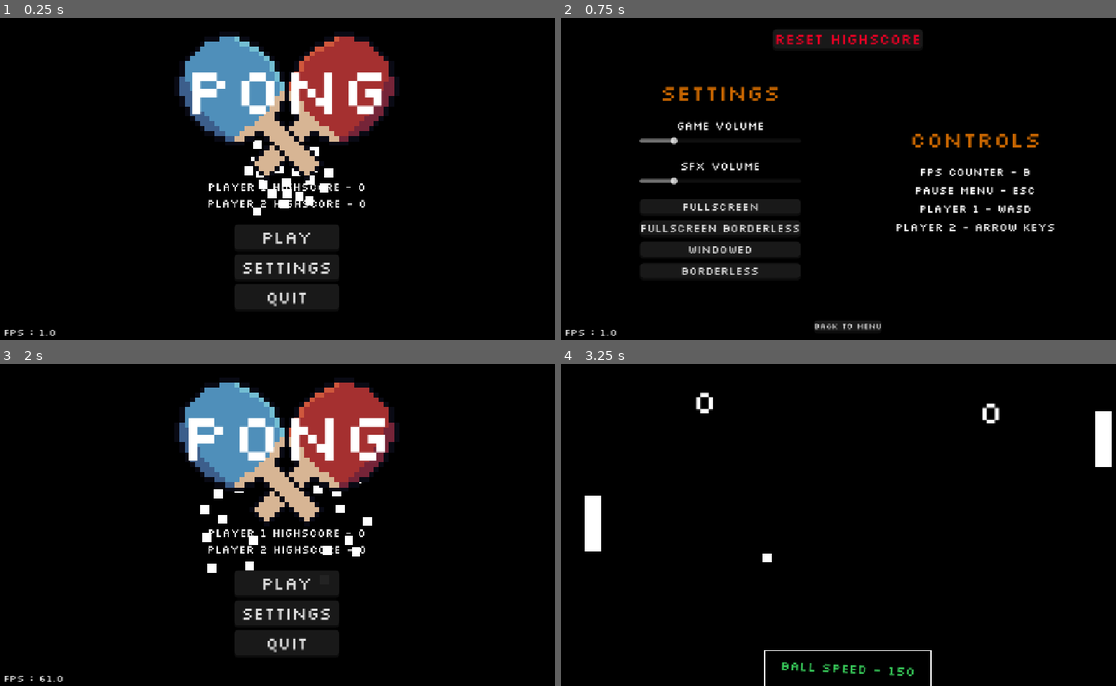
Above: before the commit, frames 1-4 (two rows, left to right).
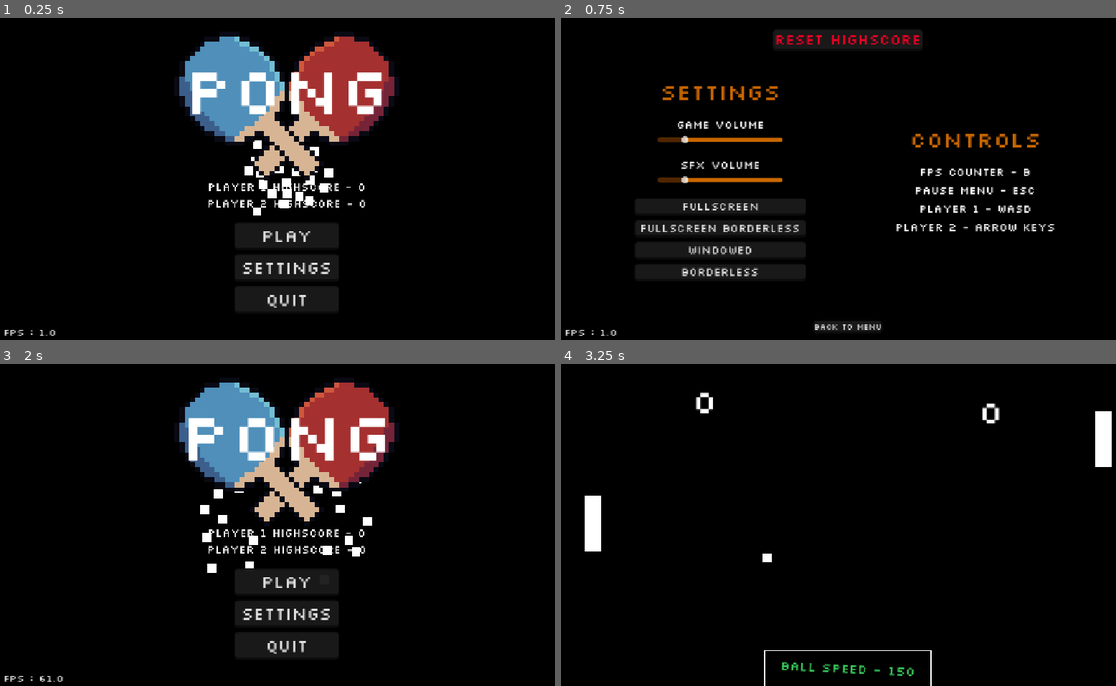
Above: after the commit, the same moments.

Repository: SlapMeLeft/Pong
Game: Godot game, scene res://Scenes/Main_Menu.tscn
The game is run twice, just before and just after one commit, with the same random seed, the same clock (stepped at 60 frames per second) and the same inputs.
Inputs (mouse positions are in pixels of both pictures, inside the frame that each line leads up to):
- Up to frame 1 (0.25 s): no input
- Up to frame 2 (0.75 s): click "Settings" at 0.5 s
- Up to frame 3 (2 s): click "Back To Menu" at 1.25 s
- Up to frame 4 (3.25 s): click "Play" at 2 s; tap Enter (ui_accept) at 2.75, 3.02 s; move the mouse to (971, 508) at 2.77 s; hold Up (ui_up) from 2.78 s (still down); tap B (FPS) at 2.85 s

The runs differ from the first frame. In frame 1, 0.3% of the frame differs, in the area x 42-61%, y 66-90%; in frame 2, 2.4%, in the area x 13-65%, y 5-97%; in frame 3, 0.4%; in frame 4, nothing differs.

Commit message:
Added more button themes

Diff:
--- a/Scenes/Main_Menu.tscn
+++ b/Scenes/Main_Menu.tscn
@@ -480,11 +480,13 @@
 custom_minimum_size = Vector2(212.28, 56)
 layout_mode = 2
 theme = ExtResource("5_vnflv")
-theme_override_colors/font_color = Color(0.8745098, 0.8745098, 0.8745098, 0.9607843)
 theme_override_fonts/font = ExtResource("2_b7rmo")
 theme_override_font_sizes/font_size = 34
 text = "Play"
 script = ExtResource("3_00u4r")
+
+[node name="Control2" type="Control" parent="VBoxContainer" unique_id=1745977692]
+layout_mode = 2
 
 [node name="Settings Button" type="Button" parent="VBoxContainer" unique_id=1743114276]
 custom_minimum_size = Vector2(0, 56)
@@ -494,6 +496,9 @@
 theme_override_font_sizes/font_size = 34
 text = "Settings"
 script = ExtResource("4_xvotp")
+
+[node name="Control" type="Control" parent="VBoxContainer" unique_id=193191941]
+layout_mode = 2
 
 [node name="Quit Button" type="Button" parent="VBoxContainer" unique_id=1236443819]
 custom_minimum_size = Vector2(0, 56)
--- a/Scenes/settings.tscn
+++ b/Scenes/settings.tscn
@@ -3,6 +3,7 @@
 [ext_resource type="Script" uid="uid://cstxdo4yj1ert" path="res://Scripts/settings.gd" id="1_i44u3"]
 [ext_resource type="FontFile" uid="uid://bl83ig2nqptj2" path="res://Fonts/Silkscreen-Regular.ttf" id="2_aaqfp"]
 [ext_resource type="AudioStream" uid="uid://cj2t5lsqkkian" path="res://Scenes/hitHurt.wav" id="2_lhmql"]
+[ext_resource type="Theme" uid="uid://dt6fx82evqcwa" path="res://Themes/vslider_theme.tres" id="4_35cvv"]
 [ext_resource type="Theme" uid="uid://fvk4qls1de0l" path="res://Themes/button_theme.tres" id="4_l7vst"]
 [ext_resource type="Script" uid="uid://cg373wrwyxwoy" path="res://Scripts/Tweens/settings_fullscreen_button_tween.gd" id="4_rgw85"]
 [ext_resource type="Script" uid="uid://cjbu755h261p3" path="res://Scripts/Tweens/settings_fullscreen_borderless_button_tween.gd" id="5_l7vst"]
@@ -41,6 +42,8 @@
 offset_bottom = 90.5
 grow_horizontal = 2
 grow_vertical = 2
+size_flags_horizontal = 4
+size_flags_vertical = 4
 
 [node name="Settings Title" type="Label" parent="Settings" unique_id=1245221022]
 texture_filter = 4
@@ -68,6 +71,9 @@
 
 [node name="Music Volume" type="HSlider" parent="Settings" unique_id=1831125924]
 layout_mode = 2
+size_flags_horizontal = 4
+size_flags_vertical = 1
+theme = ExtResource("4_35cvv")
 max_value = 1.0
 step = 0.01
 
@@ -88,6 +94,9 @@
 
 [node name="Sfx Volume" type="HSlider" parent="Settings" unique_id=1442192643]
 layout_mode = 2
+size_flags_horizontal = 4
+size_flags_vertical = 4
+theme = ExtResource("4_35cvv")
 max_value = 1.0
 step = 0.01
 
@@ -107,6 +116,7 @@
 layout_mode = 2
 
 [node name="fullscreen borderless" type="Button" parent="Settings" unique_id=1415187915]
+custom_minimum_size = Vector2(346.155, 0)
 layout_mode = 2
 theme = ExtResource("4_l7vst")
 theme_override_fonts/font = ExtResource("2_aaqfp")
--- a/Themes/button_theme.tres
+++ b/Themes/button_theme.tres
@@ -14,9 +14,9 @@
 
 [sub_resource type="StyleBoxFlat" id="StyleBoxFlat_1edw4"]
 bg_color = Color(0.101960786, 0.101960786, 0.101960786, 0.9607843)
-border_width_left = 1
-border_width_top = 1
-border_width_right = 1
+border_width_left = 2
+border_width_top = 2
+border_width_right = 2
 border_width_bottom = 5
 border_color = Color(0.047557652, 0.047557652, 0.04755763, 1)
 corner_radius_top_left = 7
--- /dev/null
+++ b/Themes/vslider_theme.tres
@@ -0,0 +1,36 @@
+[gd_resource type="Theme" format=3 uid="uid://dt6fx82evqcwa"]
+
+[sub_resource type="StyleBoxFlat" id="StyleBoxFlat_v7aub"]
+bg_color = Color(0.31254965, 0.1476762, 7.219613e-08, 1)
+corner_radius_top_left = 3
+corner_radius_top_right = 3
+corner_radius_bottom_right = 3
+corner_radius_bottom_left = 3
+expand_margin_left = 1.0
+expand_margin_top = 4.0
+expand_margin_bottom = 4.0
+
+[sub_resource type="StyleBoxFlat" id="StyleBoxFlat_vbldu"]
+bg_color = Color(0.31254965, 0.1476762, 7.219613e-08, 1)
+corner_radius_top_left = 3
+corner_radius_top_right = 3
+corner_radius_bottom_right = 3
+corner_radius_bottom_left = 3
+expand_margin_left = 1.0
+expand_margin_top = 4.0
+expand_margin_bottom = 4.0
+
+[sub_resource type="StyleBoxFlat" id="StyleBoxFlat_v1dkn"]
+content_margin_right = 250.0
+bg_color = Color(0.7882353, 0.40392157, 0, 1)
+corner_radius_top_left = 4
+corner_radius_top_right = 4
+corner_radius_bottom_right = 4
+corner_radius_bottom_left = 4
+expand_margin_top = 4.0
+expand_margin_bottom = 4.0
+
+[resource]
+HSlider/styles/grabber_area = SubResource("StyleBoxFlat_v7aub")
+HSlider/styles/grabber_area_highlight = SubResource("StyleBoxFlat_vbldu")
+HSlider/styles/slider = SubResource("StyleBoxFlat_v1dkn")
